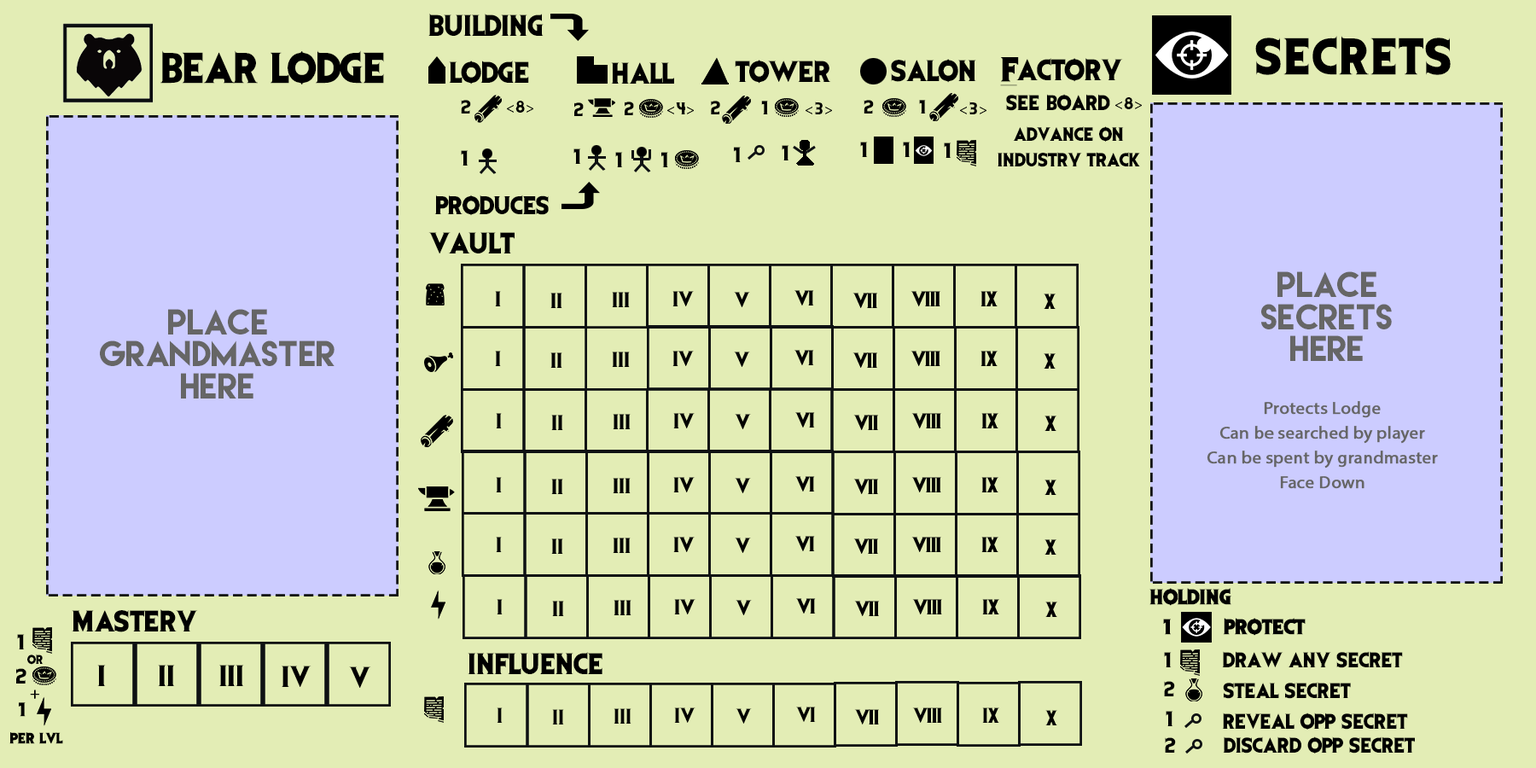
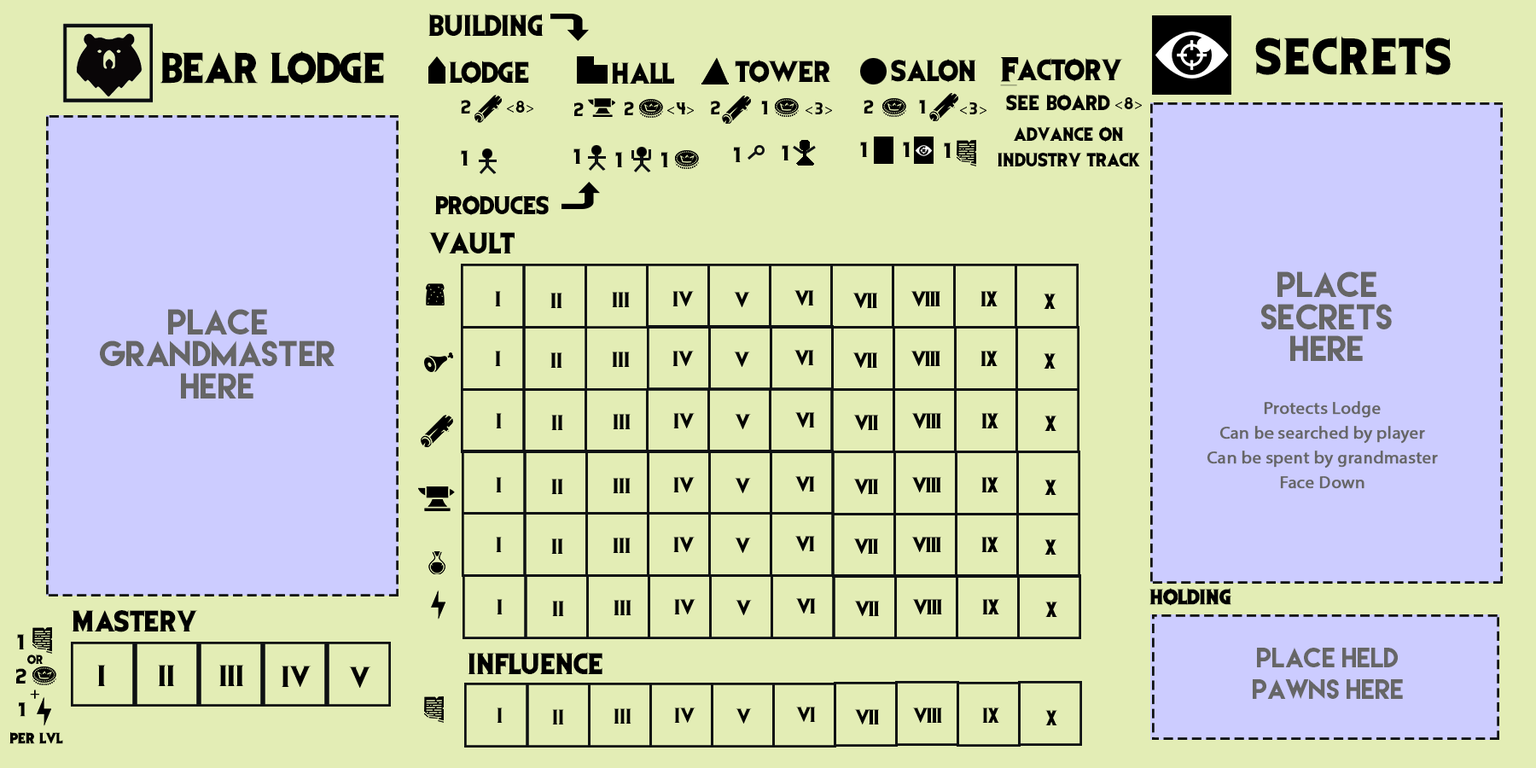
Two versions of the same layered image (1536×768). Layer-by-layer changes:
renamed "INVESTIGATOR ICON copy" to "Holding Outline", moved it above "Place HELD PAWNS HERE", painted on it over 1151, 614, 1500, 740
renamed "DRAW ANY SECRET" to "Place HELD PAWNS HERE", moved it above "SECRETS", painted on it over 1221, 647, 1403, 699
removed layer "Influence Vote Cost" (1st of 2) over 1163, 651, 1172, 668
removed layer "Influence Secret Icon" over 1180, 649, 1200, 676
removed layer "SECRET LOGO - Small" over 1180, 611, 1212, 643
removed layer "PROTECT" over 1222, 617, 1306, 636
removed layer "1" (1st of 3) over 1163, 618, 1171, 635
added layer "Layer 2" above "Mastery Influence Cost" over 1150, 614, 1500, 740
removed layer "2" (1st of 2) over 1164, 737, 1176, 753
removed layer "1" (3rd of 3) over 1165, 710, 1174, 727
removed layer "STEAL SECRET" over 1222, 681, 1351, 699
removed layer "2" (2nd of 2) over 1163, 680, 1175, 697
removed layer "Occultist - Orgone Icon copy" over 1185, 678, 1203, 702
removed layer "DISCARD OPP SECRET" over 1222, 736, 1415, 754
removed layer "REVEAL OPP SECRET" over 1221, 712, 1408, 730
removed layer "INVESTIGATOR ICON copy 2" over 1185, 738, 1203, 754
